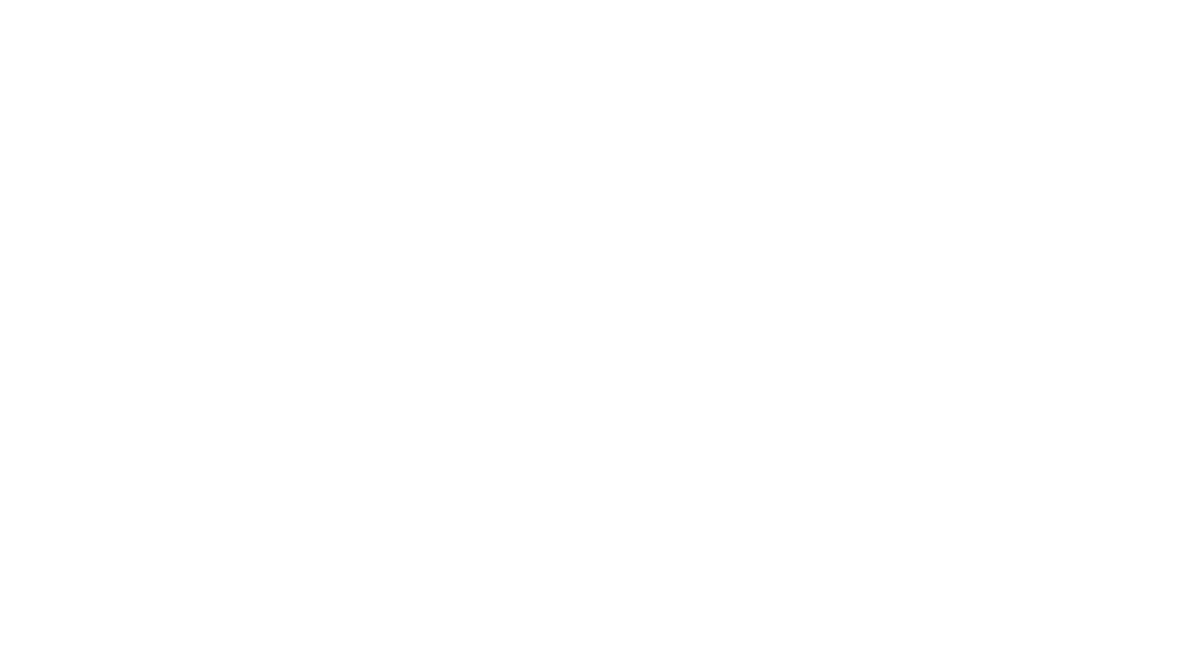
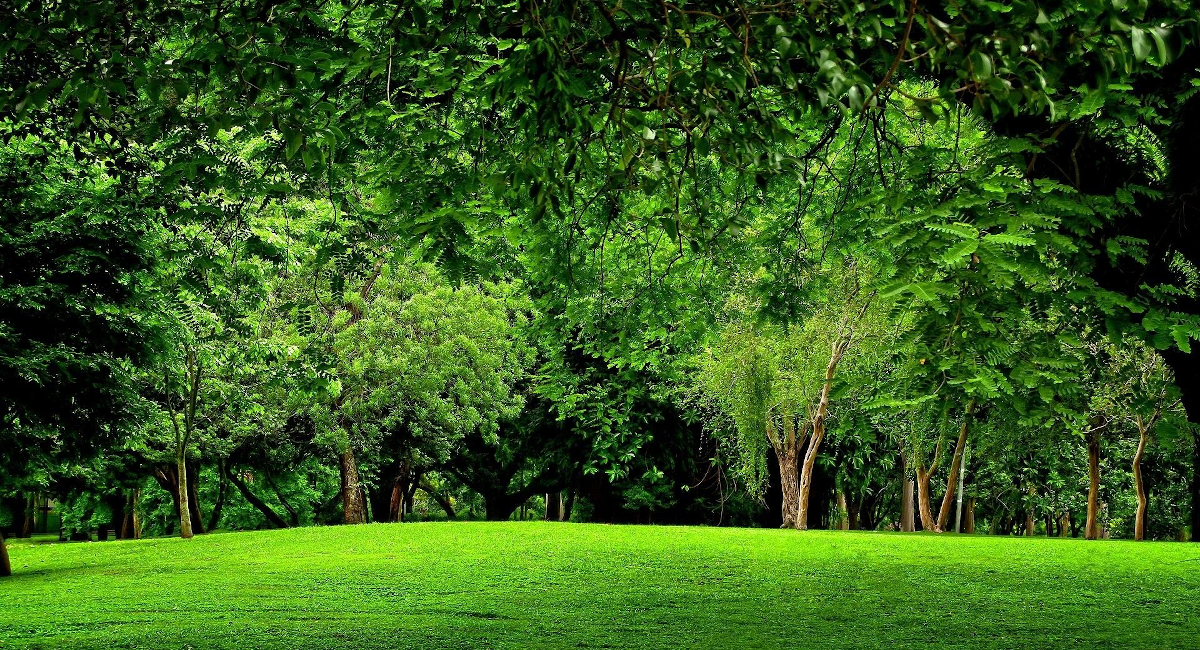
Two versions of the same layered image (1200px x 650px). Layer-by-layer changes:
added layer "Camada colada #1" above "Fundo" over left=0, top=0, right=1200, bottom=650
